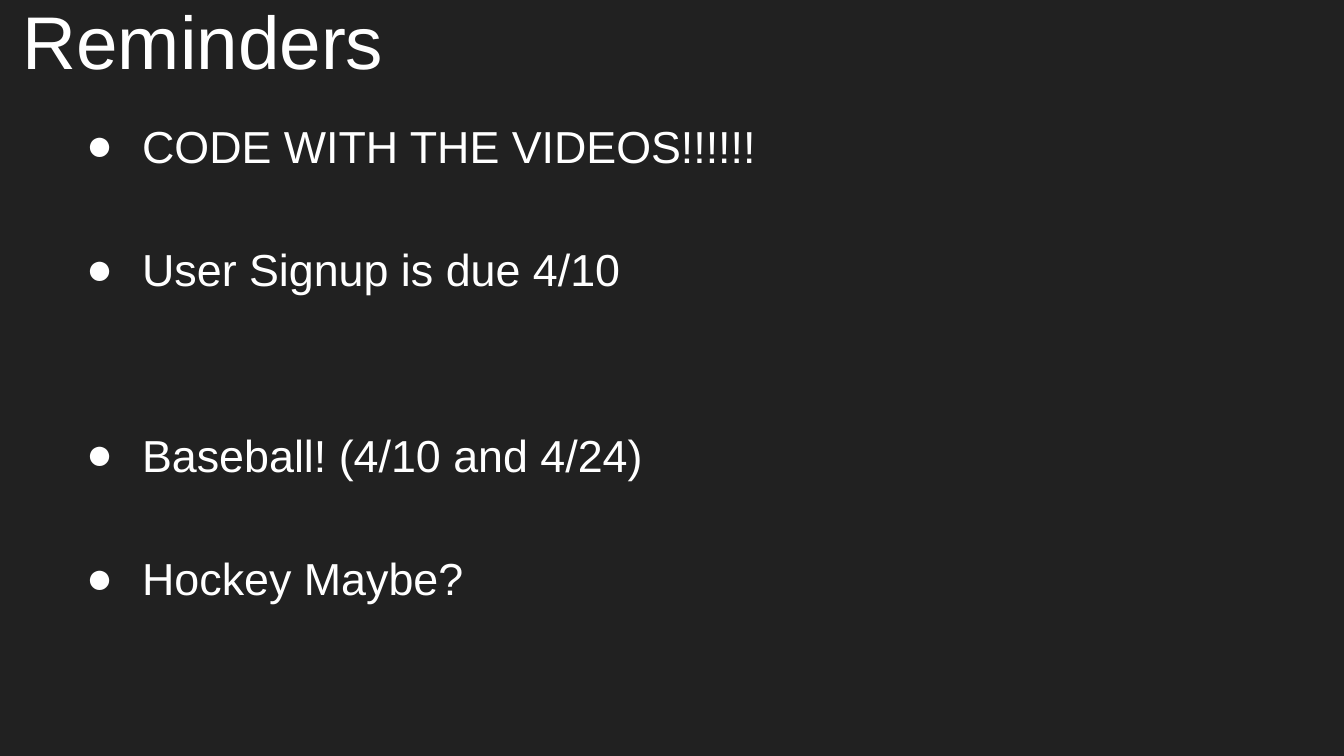
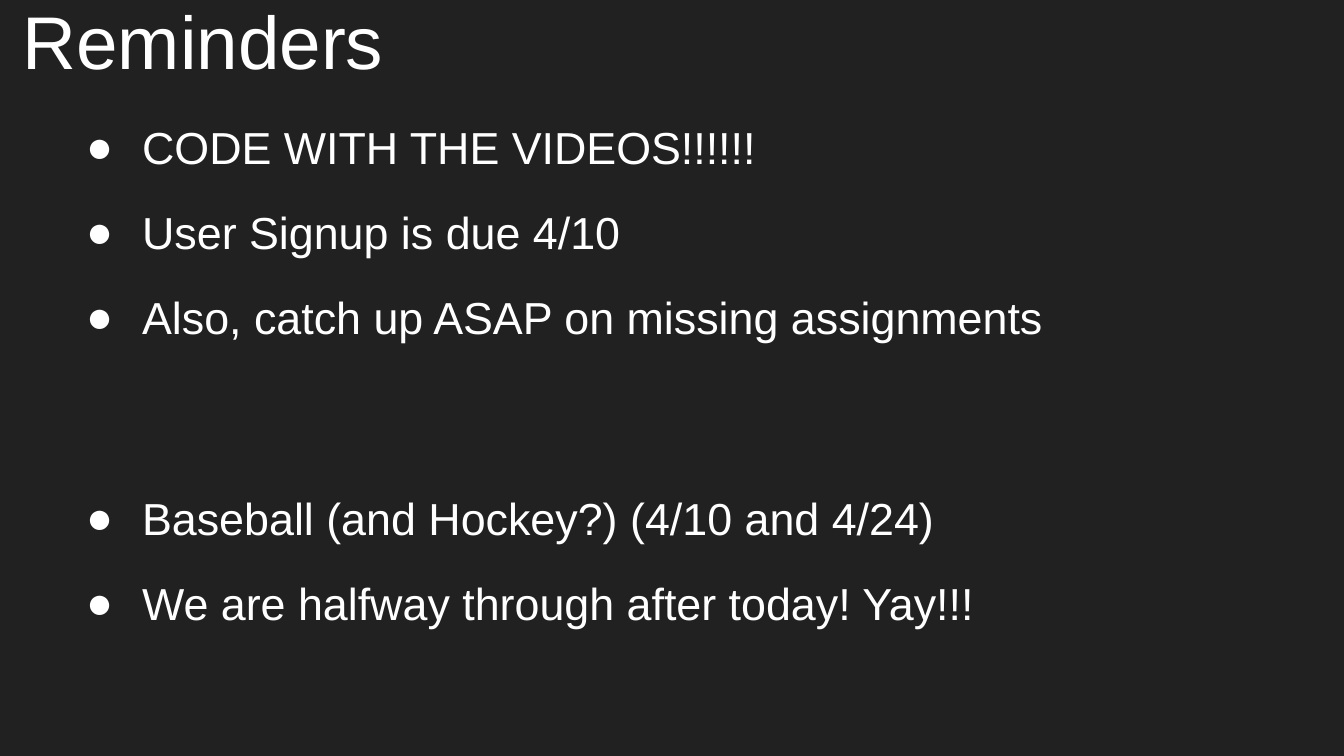
Before and after one commit to aleesham/lc101-unit2, a slide deck: slide 3 of slides/Unit 2 - LC 101 - Class 7.pptx. Drawn at 1344x756 pixels with LibreOffice and Linux fonts; fonts in the diff are those of the drawing. Boxes give left, top, right and bottom in pixels: in the first picture for what was removed or moved away, otherwise in the second. Text is boxed around its words. In the diff, an @@ line names an element or a change of style, - is before the commit and + after.

```diff
--- a/slides/Unit 2 - LC 101 - Class 7.pptx
+++ b/slides/Unit 2 - LC 101 - Class 7.pptx
@@ text at box(142, 301, 1042, 629): text changed @@
-● Baseball! (4/10 and 4/24)
-● Hockey Maybe?
+● Also, catch up ASAP on missing assignments
+● Baseball (and Hockey?) (4/10 and 4/24)
+● We are halfway through after today! Yay!!!
```
Also in this commit, not shown: 1 other slide changed, 1 slide removed, 1 other file.
